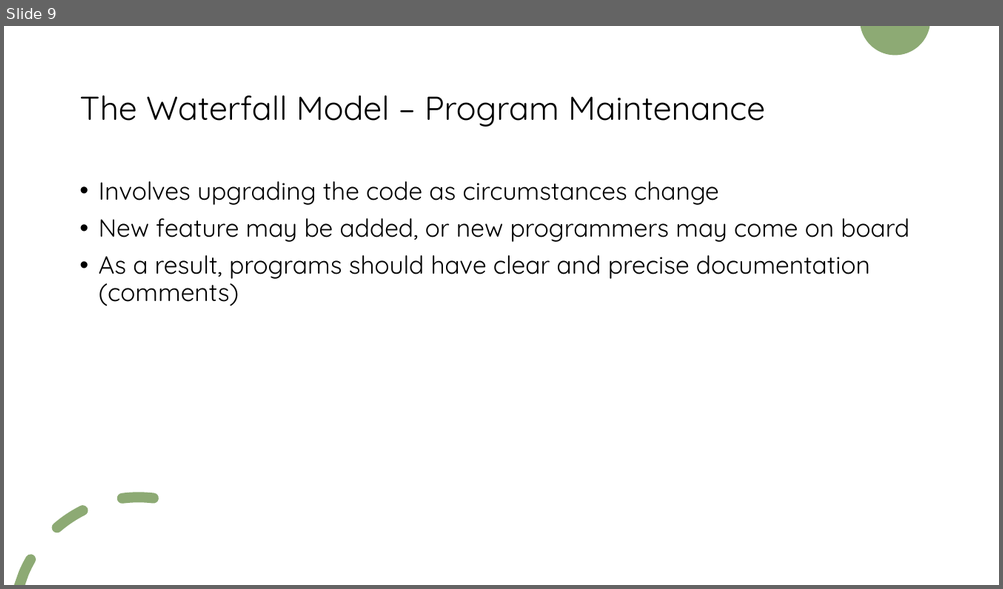
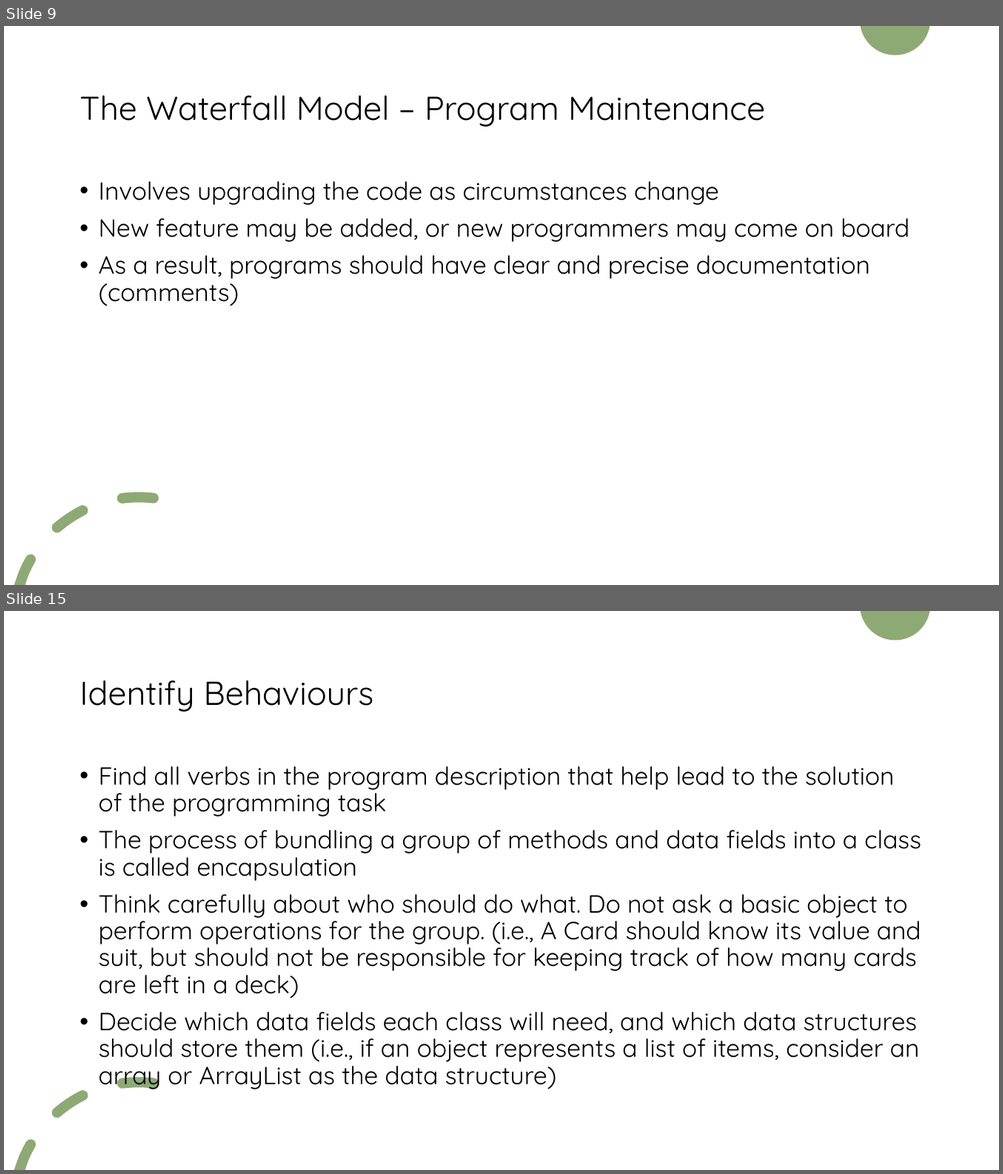
Before and after one commit to KarinaSang/Teaching, a slide deck: AP_Java/ProgramDesign/ProgramDesign.pptx. Shown one above the other, each under a label of ours: slide 9 before the commit, slides 9 and 15 after it; the slides between them are not shown. The pictures are 1003x589 and 1003x1174 pixels, drawn with LibreOffice and Linux fonts; fonts in the diff are those of the drawing. Boxes give left, top, right and bottom in pixels: in the first picture for what was removed or moved away, otherwise in the second. Text is boxed around its words. In the diff, an @@ line names an element or a change of style, - is before the commit and + after.

```diff
--- a/AP_Java/ProgramDesign/ProgramDesign.pptx
+++ b/AP_Java/ProgramDesign/ProgramDesign.pptx
@@ slide 15 added at box(4, 611, 999, 1170), background #FFFFFF; not listed: 2 template elements that a slide beside it also shows @@
@@ title added at box(79, 681, 374, 712), 32 pt, text #000000 @@
+Identify Behaviours
@@ text added at box(99, 766, 921, 1090), 24 pt, text #000000 @@
+• Find all verbs in the program description that help lead to the solution of the programming task
+• The process of bundling a group of methods and data fields into a class is called encapsulation
+• Think carefully about who should do what. Do not ask a basic object to perform operations for the group. (i.e., A Card should know its value and suit, but should not be responsible for keeping track of how many cards are left in a deck)
+• Decide which data fields each class will need, and which data structures should store them (i.e., if an object represents a list of items, consider an array or ArrayList as the data structure)
```
Also in this commit, not shown: 1 slide changed, 11 other slides added, 16 slides removed, 11 other files.
